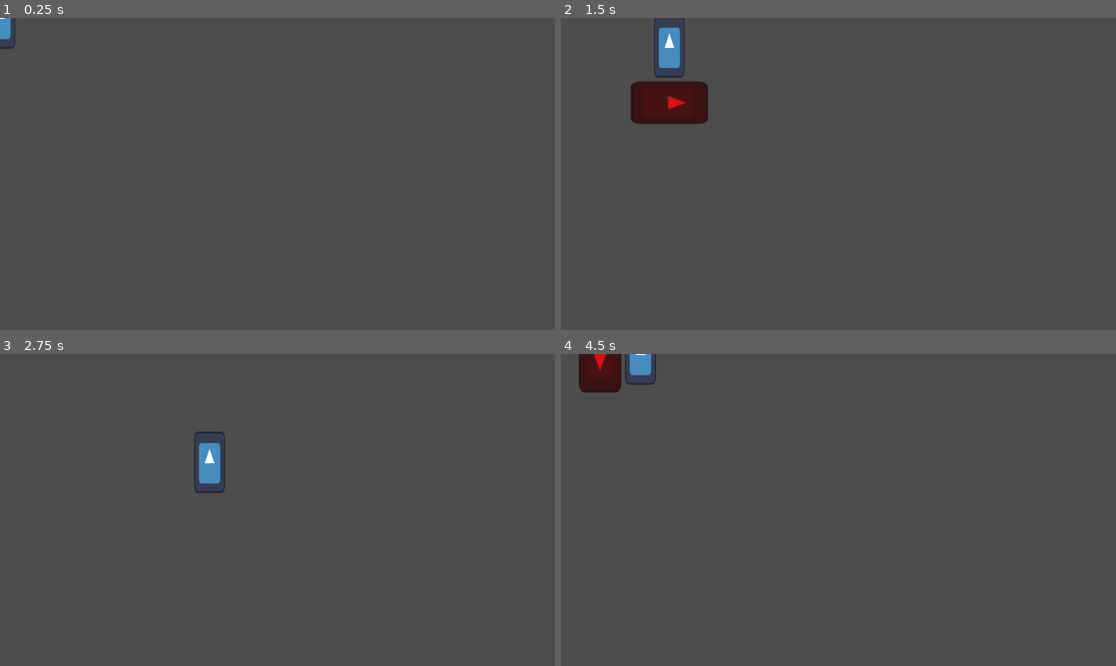
Above: before the commit, frames 1-4 (two rows, left to right).
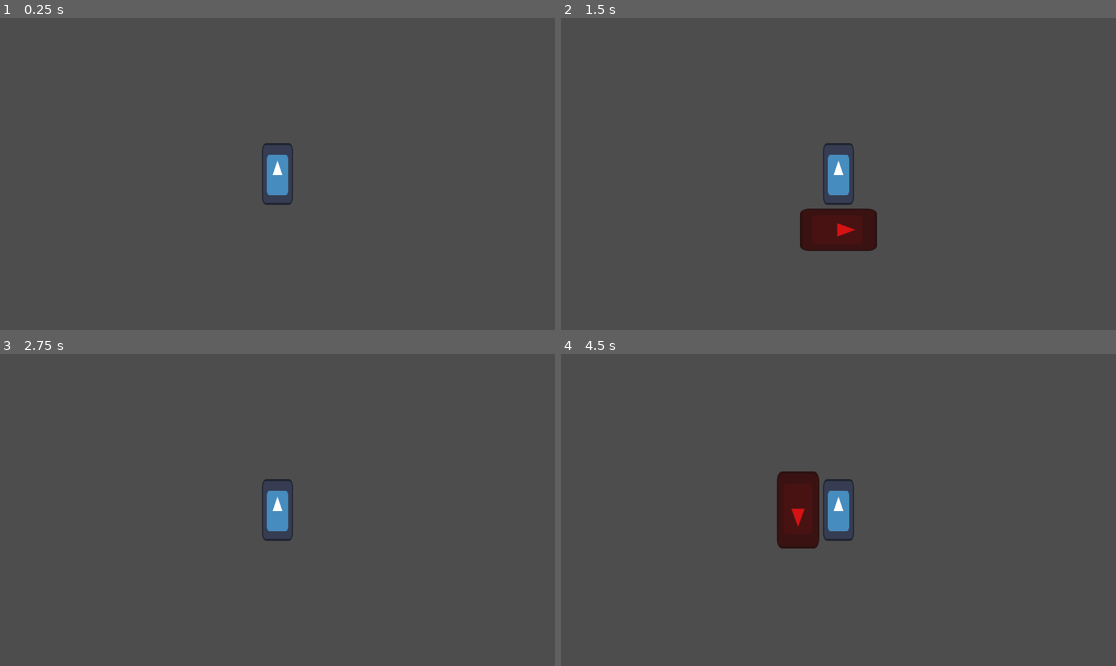
Above: after the commit, the same moments.

Repository: StrikorDawn/Paintdown-splasher
Game: Godot game, scene res://scenes/main.tscn
Same seed, same stepped clock (60 frames per second), same inputs: the game is played once before the commit and once after it. The engine's default icon, where the game draws it, is replaced by a stand-in: a white triangle on a blue panel in a dark square.
Inputs:
- Up to frame 1 (0.25 s): no input
- Up to frame 2 (1.5 s): tap Enter at 0.5 s; hold D (move_right) 0.53-1.28 s; tap Space (attack) at 0.6, 1.35 s; hold S (move_down) from 1.28 s (still down)
- Up to frame 3 (2.75 s): release S (move_down) at 2.03 s; hold D (move_right) from 2.03 s (still down); tap Space (attack) at 2.1 s
- Up to frame 4 (4.5 s): release D (move_right) at 2.78 s; hold W (move_up) 2.78-3.53 s; tap Space (attack) at 2.85, 3.6, 4.35 s; hold A (move_left) from 3.53 s (still down)

The runs differ from the first frame. In frame 1, 0.8% of the frame differs, in the area x 0-53%, y 0-60%; in frame 2, 5.0%, in the area x 12-57%, y 0-75%; in frame 3, 1.3%; in frame 4, 3.8%.

Commit message:
merging stuff

Diff:
--- a/scenes/main.tscn
+++ b/scenes/main.tscn
@@ -7,3 +7,5 @@
 script = ExtResource("1_vqm8e")
 
 [node name="Player" parent="." instance=ExtResource("1_fnyou")]
+
+[node name="Camera2D" type="Camera2D" parent="Player"]
--- a/scripts/player.gd
+++ b/scripts/player.gd
@@ -41,16 +41,16 @@
 	can_attack = false
 	attack_area.set_monitoring(true)
 	visual_hitbox.visible = true
-	if direction == Vector2(-1,0):
+	if velocity.x < 0:
 		attack_marker.rotation_degrees = 180
 		attack_area.position.x = 40
-	elif direction == Vector2(1,0):
+	elif velocity.x > 0:
 		attack_marker.rotation_degrees = 0
 		attack_area.position.x = 40
-	elif direction == Vector2(0,-1):
+	elif velocity.y < 0:
 		attack_marker.rotation_degrees = 270
 		attack_area.position.x = 72
-	elif direction == Vector2(0,1):
+	elif velocity.y > 0:
 		attack_marker.rotation_degrees = 90
 		attack_area.position.x = 72
 	attack_timer.start()
